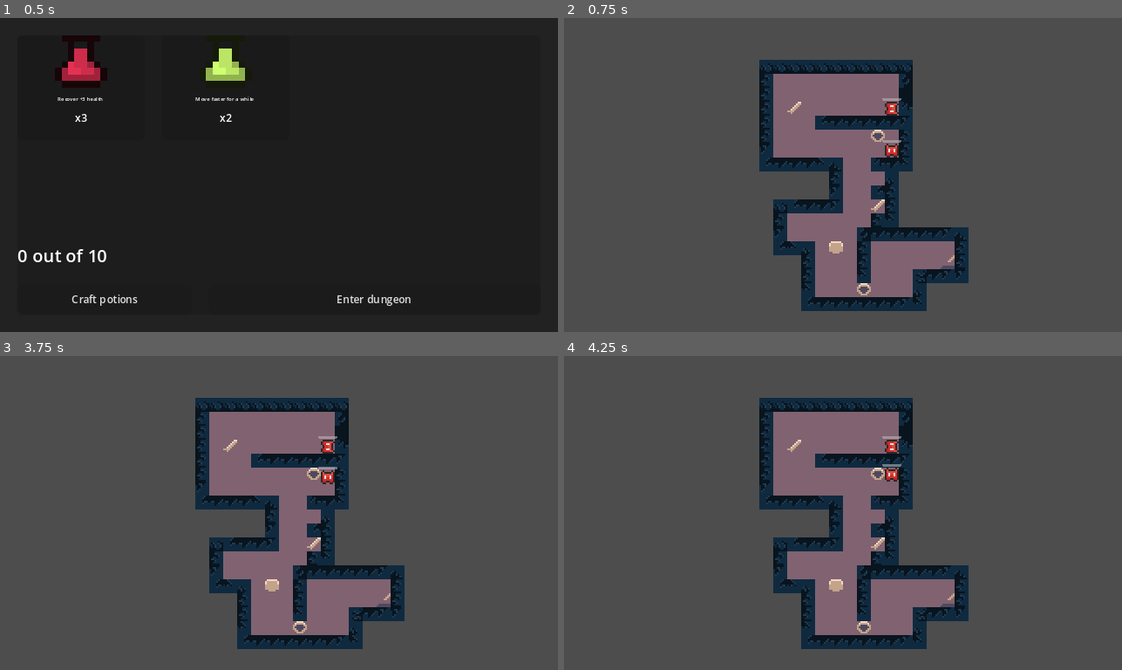
Above: before the commit, frames 1-4 (two rows, left to right).
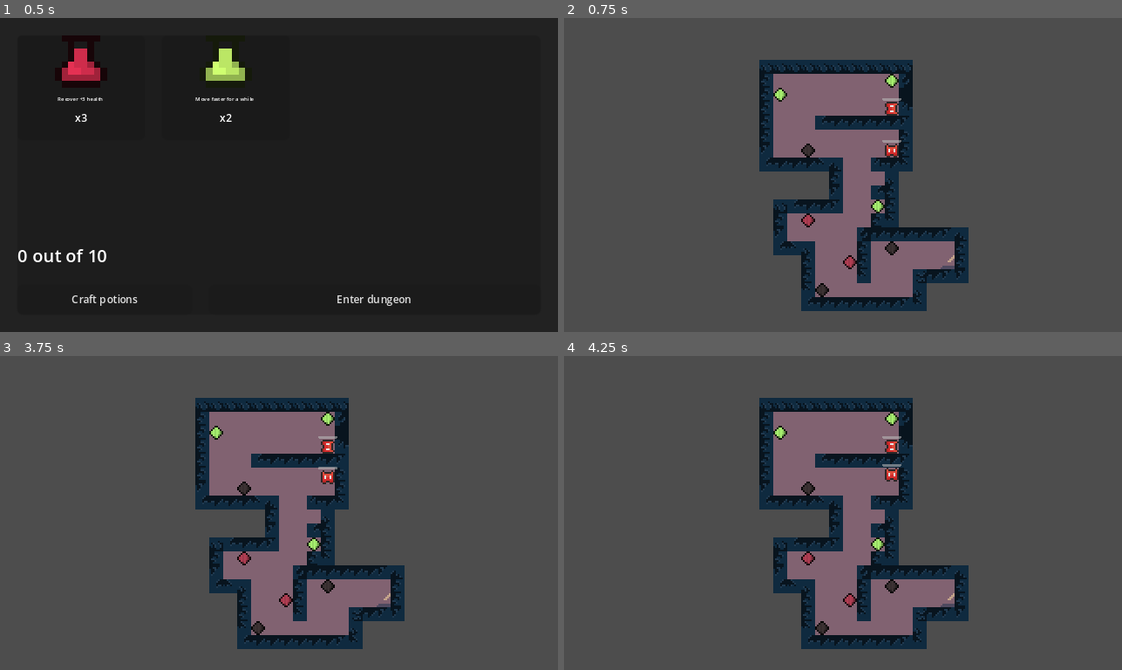
Above: after the commit, the same moments.

Repository: SandroMaglione/fukai
Game: Godot game, scene res://ui/select_inventory_ui.tscn
Same seed, same stepped clock (60 frames per second), same inputs: the game is played once before the commit and once after it.
Inputs:
- Up to frame 1 (0.5 s): no input
- Up to frame 2 (0.75 s): click "Enter dungeon" at 0.5 s
- Up to frame 3 (3.75 s): tap Enter at 1.25, 2.75 s; hold Right (move_right) 1.28-2.03 s; tap Q (use_potion) every 0.75 s from 1.35 to 3.6 s; tap Space at 2, 3.5 s; hold Down (move_down) 2.03-2.78 s; hold Right (move_right) 2.78-3.53 s; hold Up (move_up) from 3.53 s (still down)
- Up to frame 4 (4.25 s): keep holding Up (move_up)

Frame 1 is identical in both runs. In frame 2, 0.8% of the frame differs, in the area x 37-60%, y 17-89%; in frame 3, 0.8%; in frame 4, 0.8%.

Commit message:
new crystals in tilemap

Diff:
--- a/assets/dungeon_tileset.tres
+++ b/assets/dungeon_tileset.tres
@@ -1,10 +1,10 @@
-[gd_resource type="TileSet" load_steps=10 format=3 uid="uid://bmv10ynprlwys"]
+[gd_resource type="TileSet" load_steps=12 format=3 uid="uid://bmv10ynprlwys"]
 
 [ext_resource type="Texture2D" uid="uid://m5m0aah4wkng" path="res://assets/tileset.png" id="1_3v5wt"]
-[ext_resource type="Texture2D" uid="uid://dchaq826q8xxd" path="res://assets/resources-tileset.png" id="1_amucd"]
 [ext_resource type="Resource" uid="uid://bhyng04eap3j1" path="res://entities/instances/red_crystal.tres" id="2_1khl5"]
 [ext_resource type="Resource" uid="uid://bgpwagt73gq6t" path="res://entities/instances/yellow_crystal.tres" id="3_hm250"]
 [ext_resource type="Resource" uid="uid://bvxyacw3lhrjn" path="res://entities/instances/brown_crystal.tres" id="4_holqw"]
+[ext_resource type="Texture2D" uid="uid://iv3qv4yrd22w" path="res://assets/crystal-sprite.png" id="7_5y5cg"]
 [ext_resource type="Texture2D" uid="uid://bucegg3no52h0" path="res://assets/sprites/stairs-sprite.png" id="7_6y765"]
 
 [sub_resource type="TileSetAtlasSource" id="TileSetAtlasSource_616mf"]
@@ -230,44 +230,6 @@
 0:3/0/physics_layer_3/linear_velocity = Vector2(0, 0)
 0:3/0/physics_layer_3/angular_velocity = 0.0
 
-[sub_resource type="TileSetAtlasSource" id="TileSetAtlasSource_akmeq"]
-resource_name = "crystal"
-texture = ExtResource("1_amucd")
-texture_region_size = Vector2i(8, 8)
-0:0/0 = 0
-0:0/0/physics_layer_0/linear_velocity = Vector2(0, 0)
-0:0/0/physics_layer_0/angular_velocity = 0.0
-0:0/0/physics_layer_1/linear_velocity = Vector2(0, 0)
-0:0/0/physics_layer_1/angular_velocity = 0.0
-0:0/0/physics_layer_1/polygon_0/points = PackedVector2Array(-4, -4, 4, -4, 4, 4, -4, 4)
-0:0/0/physics_layer_2/linear_velocity = Vector2(0, 0)
-0:0/0/physics_layer_2/angular_velocity = 0.0
-0:0/0/physics_layer_3/linear_velocity = Vector2(0, 0)
-0:0/0/physics_layer_3/angular_velocity = 0.0
-0:0/0/custom_data_0 = ExtResource("2_1khl5")
-1:0/0 = 0
-1:0/0/physics_layer_0/linear_velocity = Vector2(0, 0)
-1:0/0/physics_layer_0/angular_velocity = 0.0
-1:0/0/physics_layer_1/linear_velocity = Vector2(0, 0)
-1:0/0/physics_layer_1/angular_velocity = 0.0
-1:0/0/physics_layer_1/polygon_0/points = PackedVector2Array(-4, -4, 4, -4, 4, 4, -4, 4)
-1:0/0/physics_layer_2/linear_velocity = Vector2(0, 0)
-1:0/0/physics_layer_2/angular_velocity = 0.0
-1:0/0/physics_layer_3/linear_velocity = Vector2(0, 0)
-1:0/0/physics_layer_3/angular_velocity = 0.0
-1:0/0/custom_data_0 = ExtResource("3_hm250")
-2:0/0 = 0
-2:0/0/physics_layer_0/linear_velocity = Vector2(0, 0)
-2:0/0/physics_layer_0/angular_velocity = 0.0
-2:0/0/physics_layer_1/linear_velocity = Vector2(0, 0)
-2:0/0/physics_layer_1/angular_velocity = 0.0
-2:0/0/physics_layer_1/polygon_0/points = PackedVector2Array(-4, -4, 4, -4, 4, 4, -4, 4)
-2:0/0/physics_layer_2/linear_velocity = Vector2(0, 0)
-2:0/0/physics_layer_2/angular_velocity = 0.0
-2:0/0/physics_layer_3/linear_velocity = Vector2(0, 0)
-2:0/0/physics_layer_3/angular_velocity = 0.0
-2:0/0/custom_data_0 = ExtResource("4_holqw")
-
 [sub_resource type="TileSetAtlasSource" id="TileSetAtlasSource_rohmp"]
 resource_name = "stairs"
 texture = ExtResource("7_6y765")
@@ -282,6 +244,57 @@
 0:0/0/physics_layer_3/linear_velocity = Vector2(0, 0)
 0:0/0/physics_layer_3/angular_velocity = 0.0
 0:0/0/physics_layer_3/polygon_0/points = PackedVector2Array(-4, -4, 4, -4, 4, 4, -4, 4)
+
+[sub_resource type="TileSetAtlasSource" id="TileSetAtlasSource_0kas7"]
+resource_name = "red_crystal"
+texture = ExtResource("7_5y5cg")
+texture_region_size = Vector2i(8, 8)
+0:0/0 = 0
+0:0/0/modulate = Color(0.694118, 0.243137, 0.32549, 1)
+0:0/0/physics_layer_0/linear_velocity = Vector2(0, 0)
+0:0/0/physics_layer_0/angular_velocity = 0.0
+0:0/0/physics_layer_1/linear_velocity = Vector2(0, 0)
+0:0/0/physics_layer_1/angular_velocity = 0.0
+0:0/0/physics_layer_1/polygon_0/points = PackedVector2Array(-4, -4, 4, -4, 4, 4, -4, 4)
+0:0/0/physics_layer_2/linear_velocity = Vector2(0, 0)
+0:0/0/physics_layer_2/angular_velocity = 0.0
+0:0/0/physics_layer_3/linear_velocity = Vector2(0, 0)
+0:0/0/physics_layer_3/angular_velocity = 0.0
+0:0/0/custom_data_0 = ExtResource("2_1khl5")
+
+[sub_resource type="TileSetAtlasSource" id="TileSetAtlasSource_vqljw"]
+resource_name = "yellow_crystal"
+texture = ExtResource("7_5y5cg")
+texture_region_size = Vector2i(8, 8)
+0:0/0 = 0
+0:0/0/modulate = Color(0.654902, 0.941176, 0.435294, 1)
+0:0/0/physics_layer_0/linear_velocity = Vector2(0, 0)
+0:0/0/physics_layer_0/angular_velocity = 0.0
+0:0/0/physics_layer_1/linear_velocity = Vector2(0, 0)
+0:0/0/physics_layer_1/angular_velocity = 0.0
+0:0/0/physics_layer_1/polygon_0/points = PackedVector2Array(-4, -4, 4, -4, 4, 4, -4, 4)
+0:0/0/physics_layer_2/linear_velocity = Vector2(0, 0)
+0:0/0/physics_layer_2/angular_velocity = 0.0
+0:0/0/physics_layer_3/linear_velocity = Vector2(0, 0)
+0:0/0/physics_layer_3/angular_velocity = 0.0
+0:0/0/custom_data_0 = ExtResource("3_hm250")
+
+[sub_resource type="TileSetAtlasSource" id="TileSetAtlasSource_kw2m4"]
+resource_name = "brown_crystal"
+texture = ExtResource("7_5y5cg")
+texture_region_size = Vector2i(8, 8)
+0:0/0 = 0
+0:0/0/modulate = Color(0.235294, 0.196078, 0.2, 1)
+0:0/0/physics_layer_0/linear_velocity = Vector2(0, 0)
+0:0/0/physics_layer_0/angular_velocity = 0.0
+0:0/0/physics_layer_1/linear_velocity = Vector2(0, 0)
+0:0/0/physics_layer_1/angular_velocity = 0.0
+0:0/0/physics_layer_1/polygon_0/points = PackedVector2Array(-4, -4, 4, -4, 4, 4, -4, 4)
+0:0/0/physics_layer_2/linear_velocity = Vector2(0, 0)
+0:0/0/physics_layer_2/angular_velocity = 0.0
+0:0/0/physics_layer_3/linear_velocity = Vector2(0, 0)
+0:0/0/physics_layer_3/angular_velocity = 0.0
+0:0/0/custom_data_0 = ExtResource("4_holqw")
 
 [resource]
 tile_size = Vector2i(8, 8)
@@ -295,5 +308,7 @@
 custom_data_layer_0/name = "collect_item_resource"
 custom_data_layer_0/type = 24
 sources/0 = SubResource("TileSetAtlasSource_616mf")
-sources/1 = SubResource("TileSetAtlasSource_akmeq")
 sources/3 = SubResource("TileSetAtlasSource_rohmp")
+sources/4 = SubResource("TileSetAtlasSource_0kas7")
+sources/5 = SubResource("TileSetAtlasSource_vqljw")
+sources/6 = SubResource("TileSetAtlasSource_kw2m4")
--- a/scenes/dungeon.tscn
+++ b/scenes/dungeon.tscn
@@ -19,7 +19,7 @@
 
 [node name="TileMap" parent="." instance=ExtResource("2_hwc53")]
 layer_0/tile_data = PackedInt32Array(589838, 131072, 2, 524302, 131072, 1, 458766, 131072, 1, 393230, 131072, 1, 327694 …(1495 unchanged characters)…
-layer_1/tile_data = PackedInt32Array(524310, 65537, 0, 393232, 131073, 0, 1048595, 1, 0, 851990, 131073, 0, 1245205, 65537, 0)
+layer_1/tile_data = PackedInt32Array(1114132, 4, 0, 917521, 4, 0, 851990, 5, 0, 262167, 5, 0, 327695, 5, 0, 589841, 6, 0, 1048599, 6, 0, 1245202, 6, 0)
 layer_2/tile_data = PackedInt32Array(1114139, 3, 0)
 layer_3/z_index = -1
 layer_3/tile_data = PackedInt32Array(1048603, 0, 3, 262159, 0, 3, 327695, 0, 3, 393231, 0, 3, 262160, 0, 3, 327696, 0,  …(1348 unchanged characters)…
